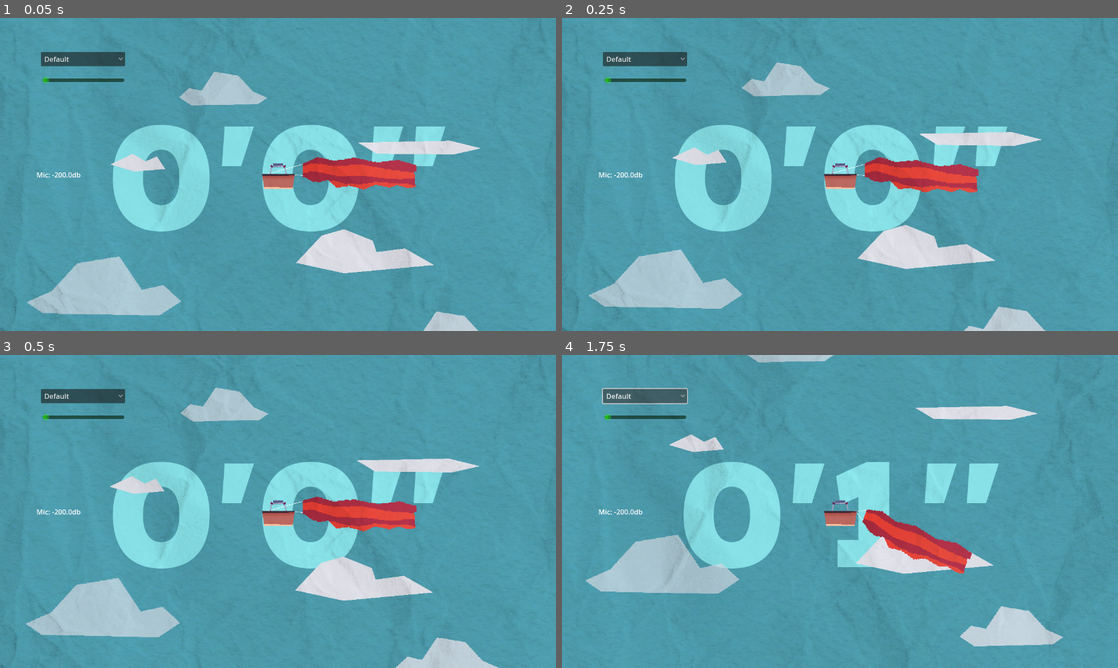
Above: before the commit, frames 1-4 (two rows, left to right).
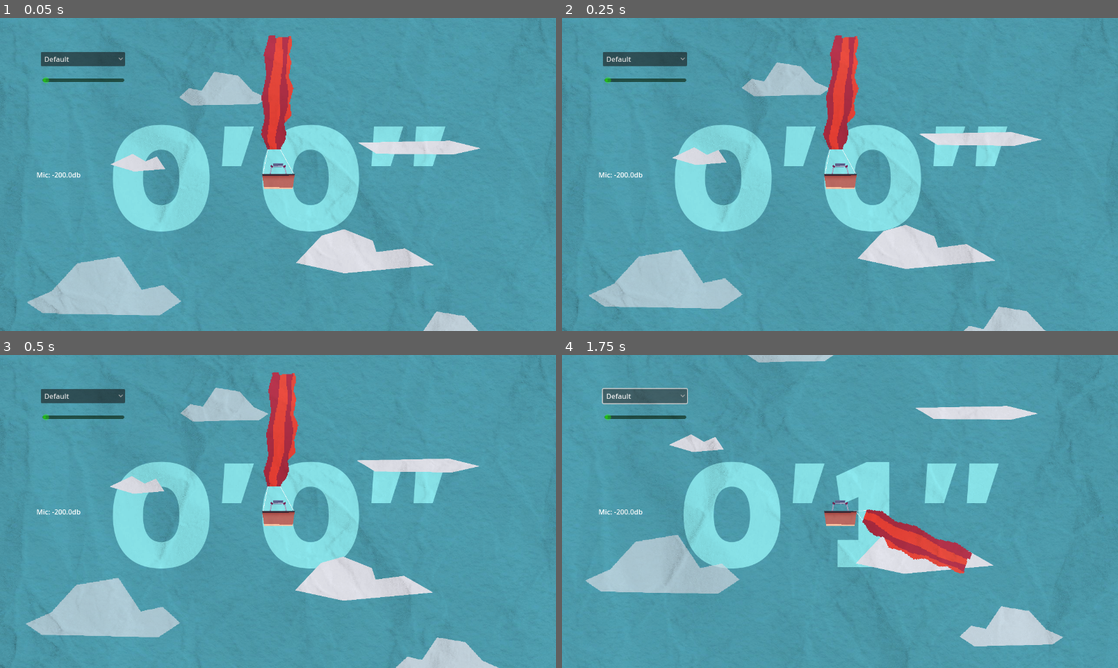
Above: after the commit, the same moments.

Repository: Fabianofski/minijam-191
Game: Godot game, scene res://scenes/game/game.tscn
The game is run twice, just before and just after one commit, with the same random seed, the same clock (stepped at 60 frames per second) and the same inputs.
Inputs:
- Up to frame 1 (0.05 s): no input
- Up to frame 2 (0.25 s): no input
- Up to frame 3 (0.5 s): no input
- Up to frame 4 (1.75 s): click "Default" at 0.5 s; click "Default" at 1.25 s

The runs differ from the first frame. In frame 1, 3.3% of the frame differs, in the area x 46-75%, y 5-55%; in frame 2, 3.3%; in frame 3, 3.3%; in frame 4, nothing differs.

Commit message:
Fix: ballon not working left and right sides

Diff:
--- a/scenes/game/air_balloon/air_balloon.gd
+++ b/scenes/game/air_balloon/air_balloon.gd
@@ -29,7 +29,7 @@
 	position.x -= diff.x * speed * delta * blow_strength
 	position.x = clamp(position.x, -bounds, bounds)
 
-	balloon_graphics.look_at((mouse_pos.rotated(PI/2)) * -1)
+	balloon_graphics.rotation = -Vector2(diff.x, -diff.y).rotated(PI/2).angle()
 	balloon_graphics.rotation_degrees = clamp(balloon_graphics.rotation_degrees, -110, 110)
 
 func set_visual_parameters():
